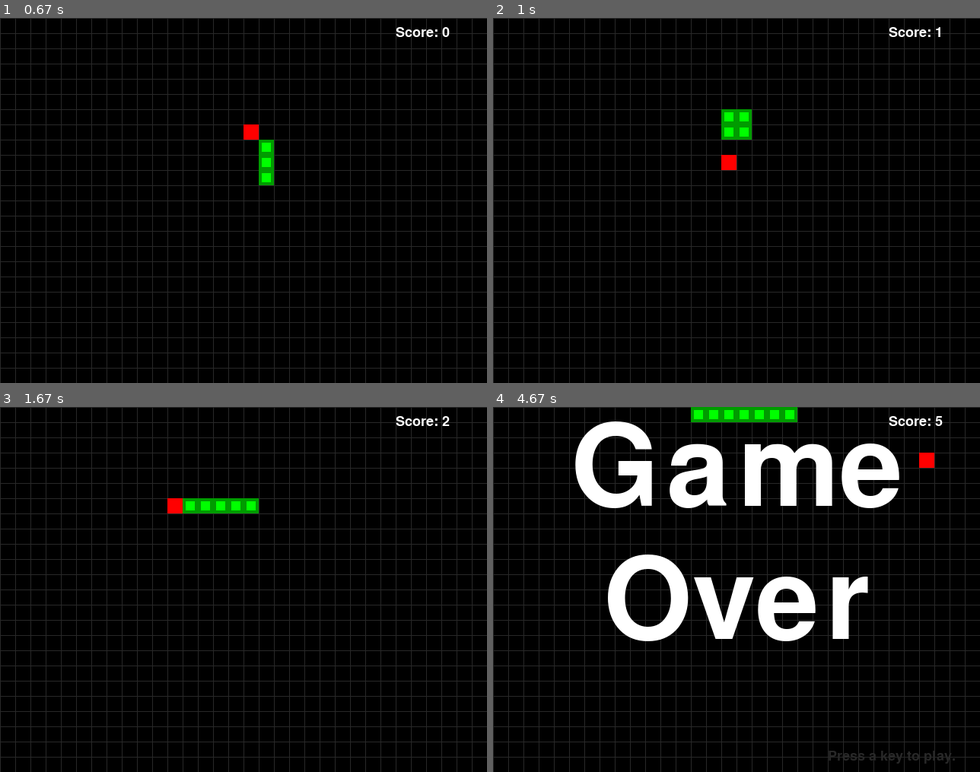
Above: before the commit, frames 1-4 (two rows, left to right).
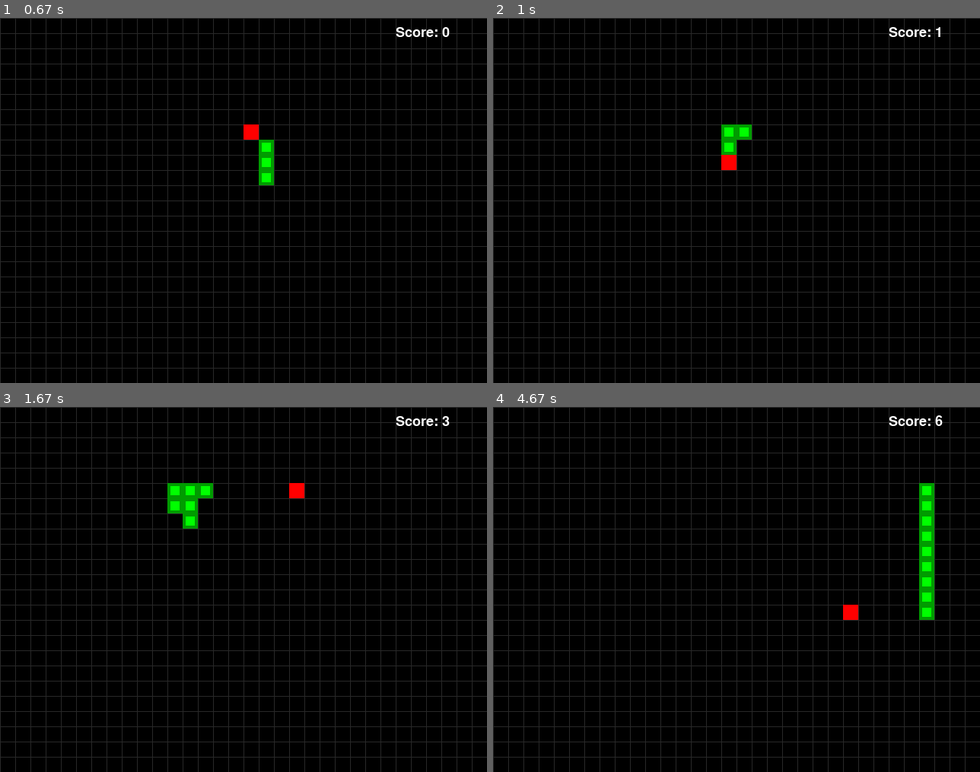
Above: after the commit, the same moments.

Repository: hungryogre/pygame-wormy
Game: pygame game, started from wormy/wormy/wormy.py
Two runs of this game, one before a commit and one after it. Both use one fixed random seed, a clock stepped at 60 frames per second and the inputs below.
Inputs:
- Up to frame 1 (0.67 s): tap Enter at 0.33 s
- Up to frame 2 (1 s): hold Right from 0.67 s (still down)
- Up to frame 3 (1.67 s): release Right at 1.13 s; hold Up 1.17-1.47 s
- Up to frame 4 (4.67 s): no input

Frame 1 is identical in both runs. In frame 2, 0.4% of the frame differs, in the area x 46-54%, y 25-38%; in frame 3, 1.3%; in frame 4, 14%, in the area x 16-95%, y 0-98%.

Commit message:
Relocate AI code to be after all logic.  Print details on death.

Diff:
--- a/wormy/wormy/wormy.py
+++ b/wormy/wormy/wormy.py
@@ -54,6 +54,14 @@
             return True
     return False
 
+def printDeathDetails(worm, dir, apple):
+    print("Oh, no!  I died.")
+    print("It happened when I was going ", dir)
+    print("The apple I was going after was at ", apple['x'], ", ", apple['y'])
+    print("My body looked like this:")
+    for wormSegment in worm:
+        print(wormSegment['x'], wormSegment['y'])
+
 def runGame():
     # Set a random start point.
     startx = random.randint(5, CELLWIDTH - 6)
@@ -71,6 +79,7 @@
             if event.type == QUIT:
                 terminate()
             elif event.type == KEYDOWN:
+                print("key down ", event.key)
                 if (event.key == K_LEFT or event.key == K_a) and direction != RIGHT:
                     direction = LEFT
                 elif (event.key == K_RIGHT or event.key == K_d) and direction != LEFT:
@@ -82,6 +91,23 @@
                 elif event.key == K_ESCAPE:
                     terminate()
 
+        # check if the worm has hit itself or the edge
+        if wormCoords[HEAD]['x'] == -1 or wormCoords[HEAD]['x'] == CELLWIDTH or \
+           wormCoords[HEAD]['y'] == -1 or wormCoords[HEAD]['y'] == CELLHEIGHT:
+            printDeathDetails(wormCoords, direction, apple)
+            return # game over
+        if checkCollisionWorm(wormCoords[1:], wormCoords[HEAD]):
+            printDeathDetails(wormCoords, direction, apple)
+            return # game over
+
+        # check if worm has eaten an apply
+        if checkCollision(wormCoords[HEAD], apple):
+            # don't remove worm's tail segment
+            apple = getRandomLocation() # set a new apple somewhere
+        else:
+            del wormCoords[-1] # remove worm's tail segment
+
+
         if (direction == UP and apple['y'] >= wormCoords[HEAD]['y']):
             direction = LEFT if wormCoords[HEAD]['x'] >= apple['x'] else RIGHT
         elif (direction == RIGHT and apple['x'] <= wormCoords[HEAD]['x']):
@@ -91,19 +117,6 @@
         elif (direction == LEFT and apple['x'] >= wormCoords[HEAD]['x']):
             direction = UP if wormCoords[HEAD]['y'] >= apple['y'] else DOWN
 
-        # check if the worm has hit itself or the edge
-        if wormCoords[HEAD]['x'] == -1 or wormCoords[HEAD]['x'] == CELLWIDTH or \
-           wormCoords[HEAD]['y'] == -1 or wormCoords[HEAD]['y'] == CELLHEIGHT:
-            return # game over
-        if checkCollisionWorm(wormCoords[1:], wormCoords[HEAD]):
-            return # game over
-
-        # check if worm has eaten an apply
-        if checkCollision(wormCoords[HEAD], apple):
-            # don't remove worm's tail segment
-            apple = getRandomLocation() # set a new apple somewhere
-        else:
-            del wormCoords[-1] # remove worm's tail segment
 
         # move the worm by adding a segment in the direction it is moving
         if direction == UP:
